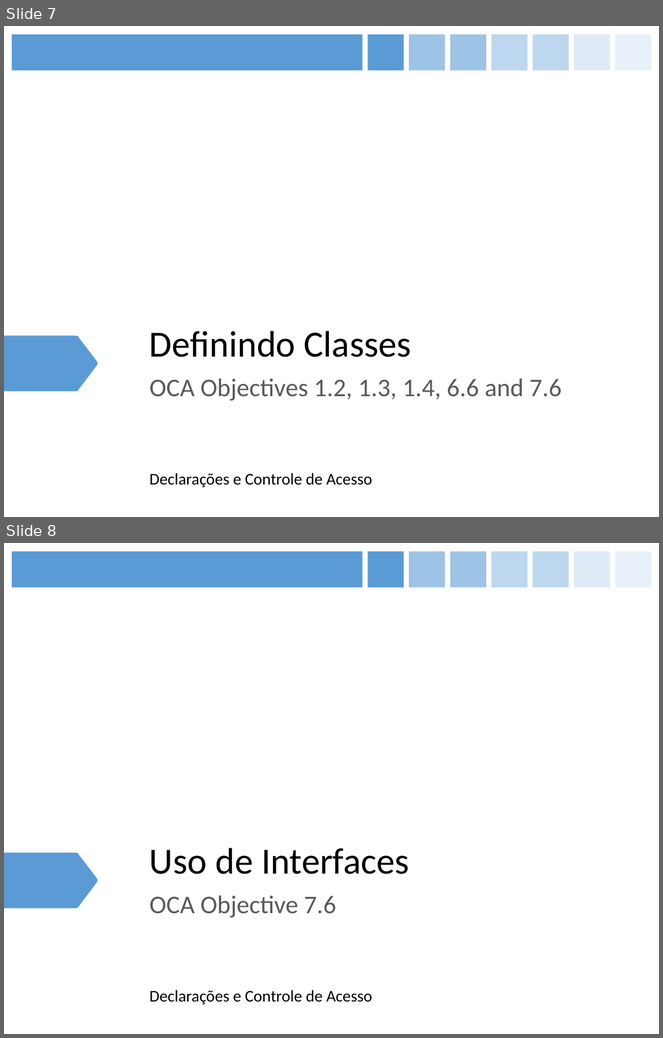
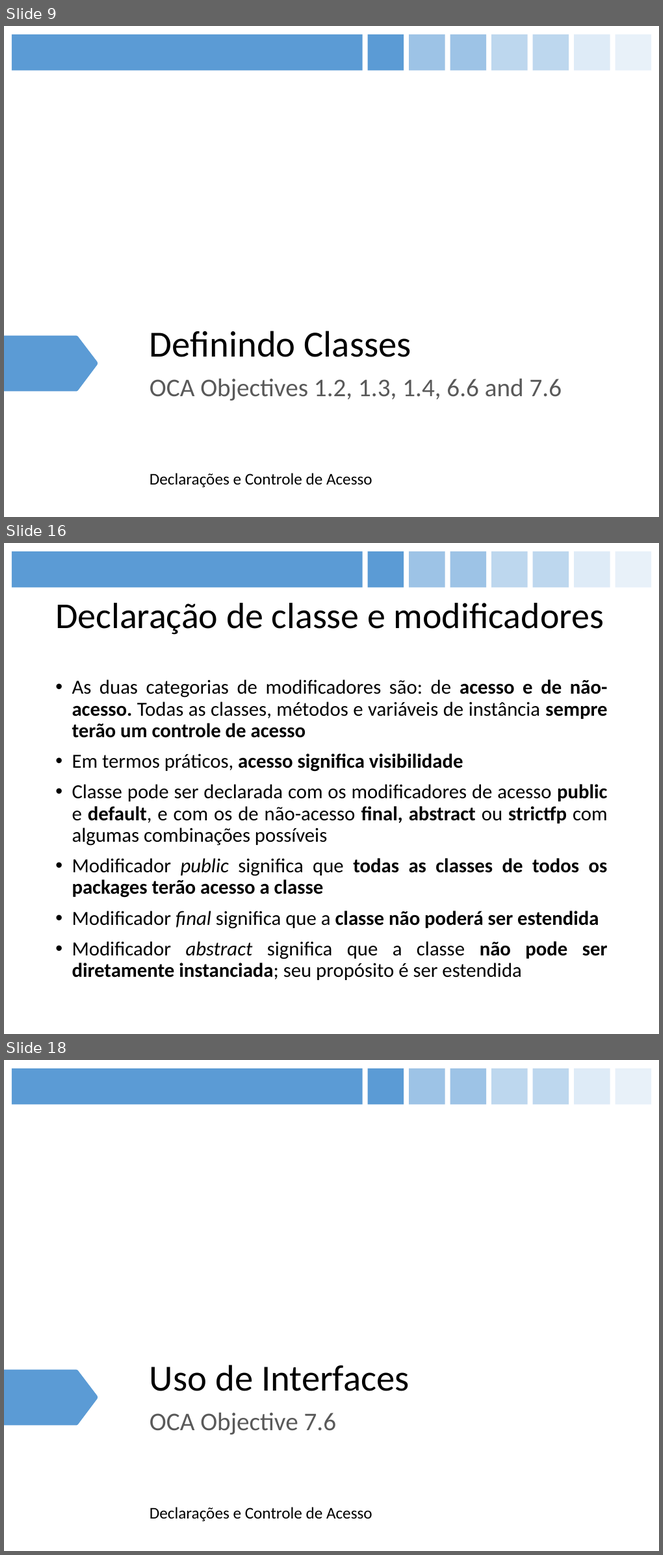
Before and after one commit to figueiredojrr/treinamentoJavaSeOcaAgosto, a slide deck: OCA.pptx. Shown one above the other, each under a label of ours: slides 7 and 8 before the commit, slides 9, 16 and 18 after it; the slides between them are not shown. The pictures are 663x1038 and 663x1555 pixels, drawn with LibreOffice and Linux fonts; fonts in the diff are those of the drawing. Boxes give left, top, right and bottom in pixels: in the first picture for what was removed or moved away, otherwise in the second. Text is boxed around its words. In the diff, an @@ line names an element or a change of style, - is before the commit and + after.

```diff
--- a/OCA.pptx
+++ b/OCA.pptx
@@ slide 16 added at (4,543,659,1034), background #FFFFFF; not listed: 8 template elements that a slide beside it also shows @@
@@ title added at (55,603,604,635), 40 pt, text #000000 @@
+Declaração de classe e modificadores
@@ text added at (72,679,608,980), 22 pt, text #000000 @@
+• As duas categorias de modificadores são: de acesso e de não-acesso. Todas as classes, métodos e variáveis de instância sempre terão um controle de acesso
+• Em termos práticos, acesso significa visibilidade
+• Classe pode ser declarada com os modificadores de acesso public e default, e com os de não-acesso final, abstract ou strictfp com algumas combinações possíveis
+• Modificador public significa que todas as classes de todos os packages terão acesso a classe
+• Modificador final significa que a classe não poderá ser estendida
+• Modificador abstract significa que a classe não pode ser diretamente instanciada; seu propósito é ser estendida
@@ what was slide 7 is now slide 9 @@
@@ what was slide 8 is now slide 18 @@
```
Also in this commit, not shown: 2 slides changed, 12 other slides added.
